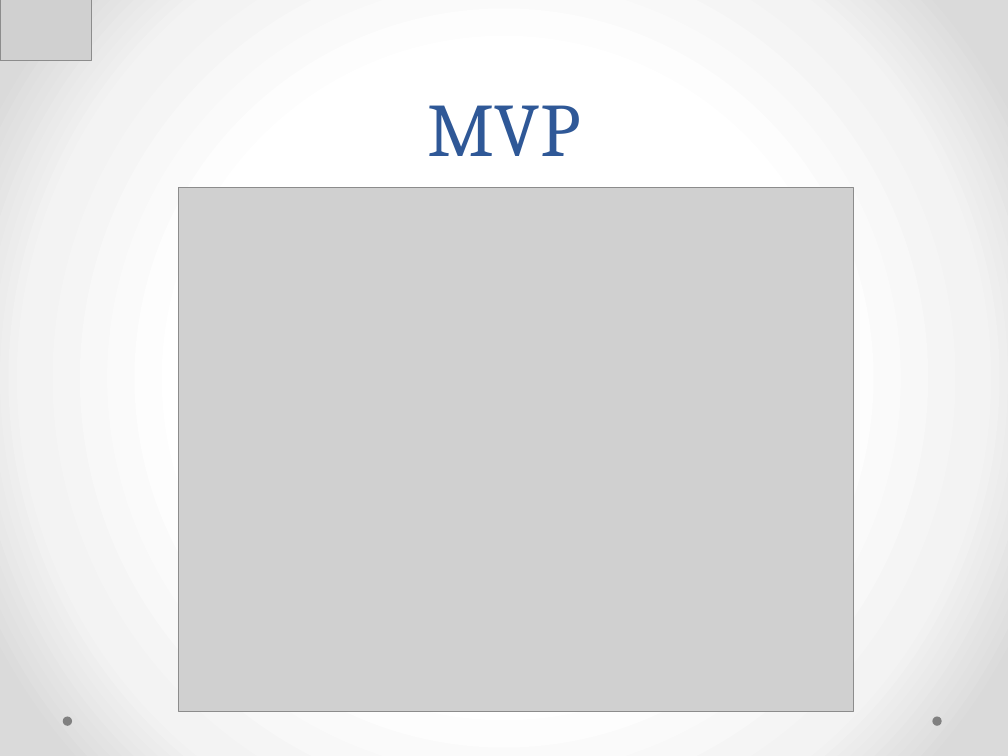
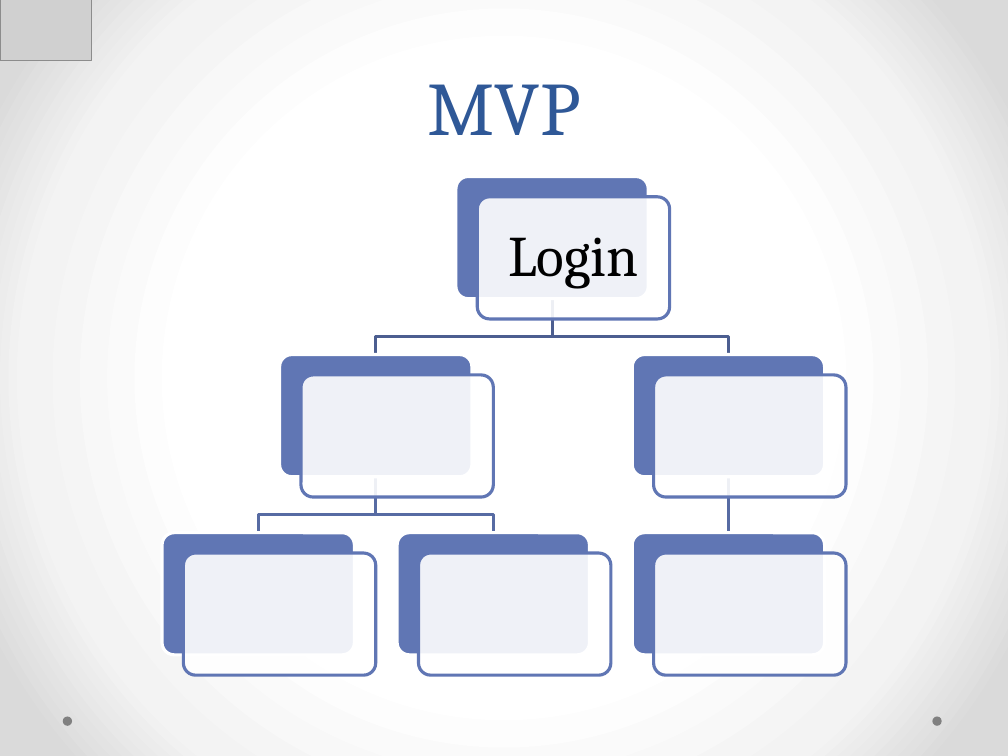
Before and after one commit to Neimarmg/TCC, a slide deck: slide 5 of Ppt.pptx. Drawn at 1008x756 pixels with LibreOffice and Linux fonts; fonts in the diff are those of the drawing; grey boxes stand for pictures. Boxes give left, top, right and bottom in pixels: in the first picture for what was removed or moved away, otherwise in the second. Text is boxed around its words. In the diff, an @@ line names an element or a change of style, - is before the commit and + after.

```diff
--- a/Ppt.pptx
+++ b/Ppt.pptx
@@ title "MVP": place and size @@
-title "MVP" at bbox=[428, 105, 581, 156]
+title "MVP" at bbox=[428, 84, 581, 135]
@@ picture removed at bbox=[178, 187, 853, 712] @@
@@ group added at bbox=[162, 176, 846, 675]: 12 rounded rectangles, 5 freeform shapes, 1 text @@
+Login
```
Also in this commit, not shown: 1 other slide changed.
